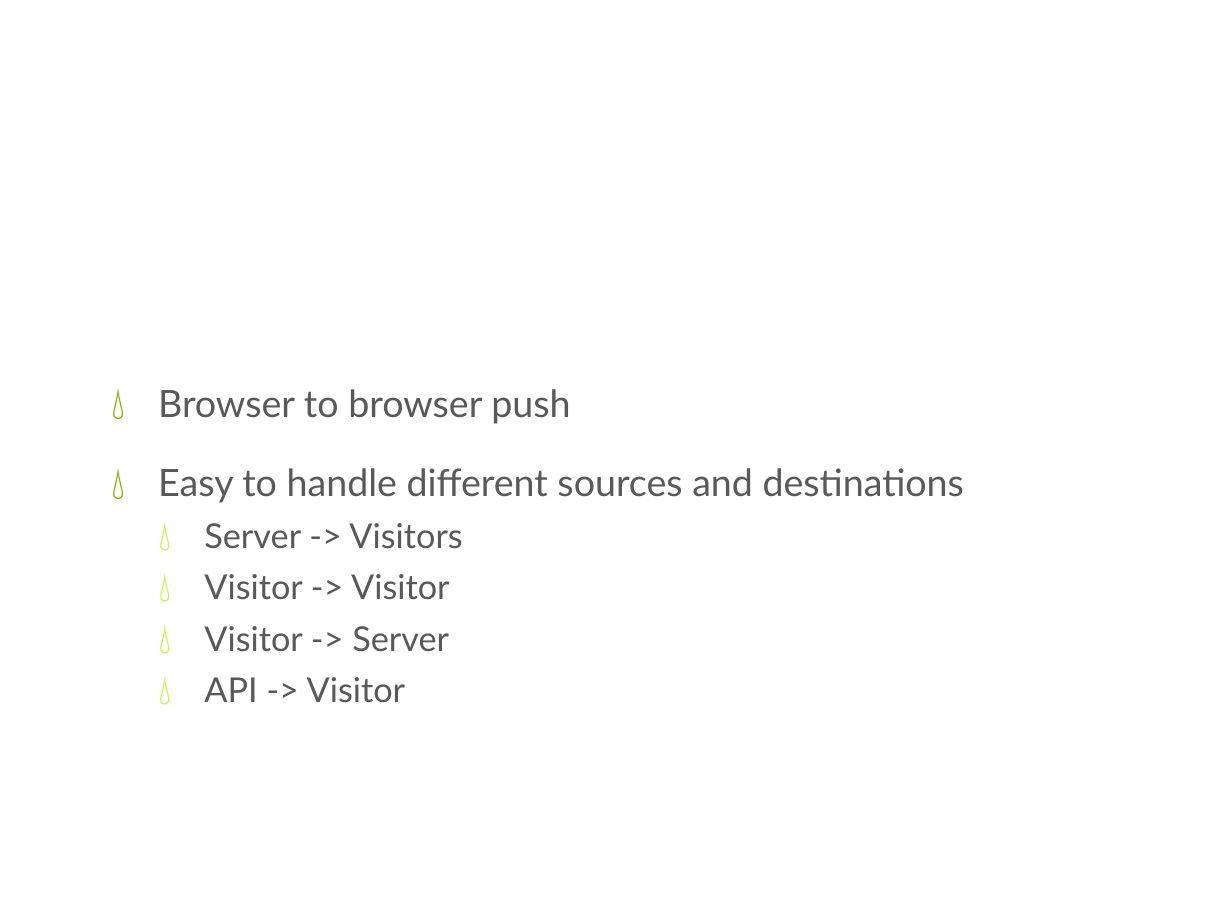
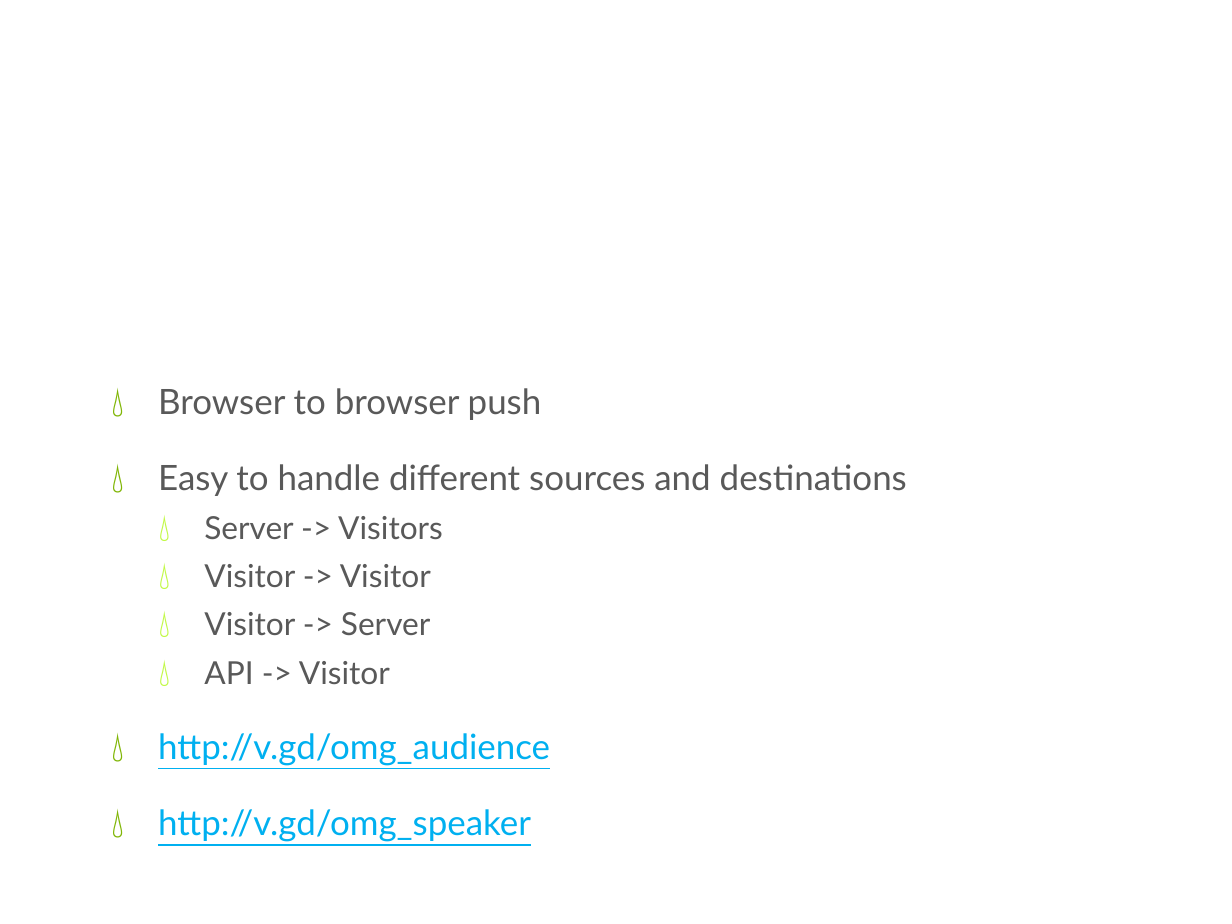
Before and after one commit to madis/realtime-co-tryout, a slide deck: slide 7 of realtimeco-presentation.pptx. Drawn at 1232x924 pixels with LibreOffice and Linux fonts; fonts in the diff are those of the drawing; background and template pictures are left out. Boxes give left, top, right and bottom in pixels: in the first picture for what was removed or moved away, otherwise in the second. Text is boxed around its words. In the diff, an @@ line names an element or a change of style, - is before the commit and + after.

Commit message:
Added links to the presentation. Removed some logging statements

```diff
--- a/realtimeco-presentation.pptx
+++ b/realtimeco-presentation.pptx
@@ text at <box>158,388,907,684</box>: size 22 to 20.4 pt in "Browser to browser push", "Easy to handle different sources and destinations"; size 20 to 18.5 pt in "Server -> Visitors", "Visitor -> Visitor", "Visitor -> Server", "API -> Visitor" @@
@@ text at <box>158,733,550,842</box>: paragraphs added @@
+💧 http://v.gd/omg_audience
+💧 http://v.gd/omg_speaker
```
Also in this commit, not shown: 1 other file.
